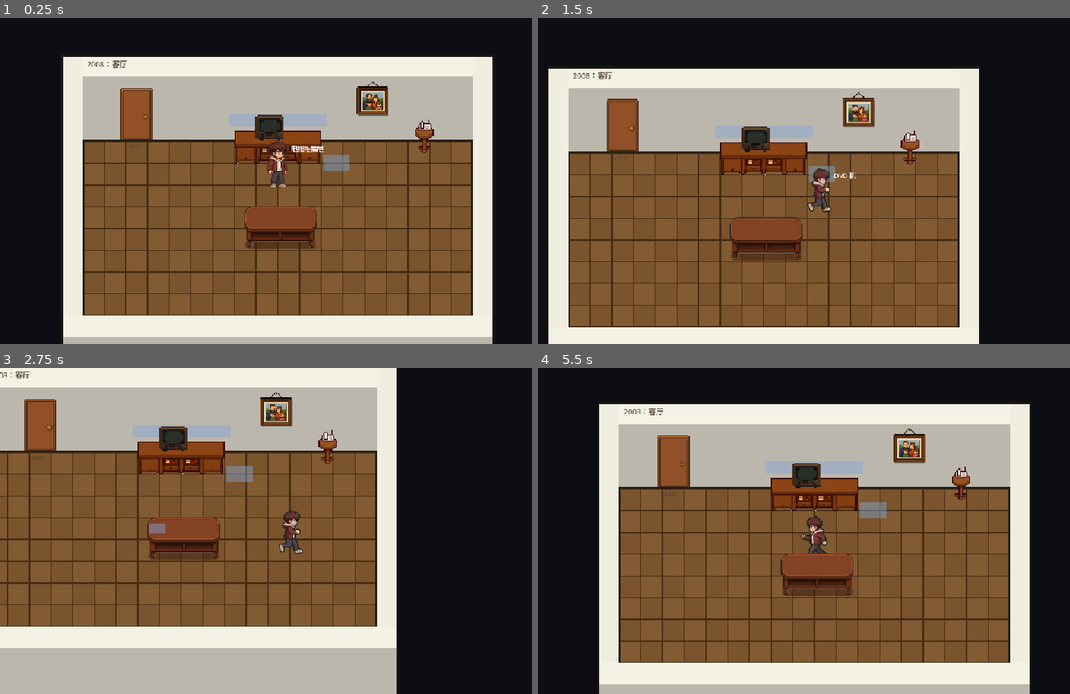
Above: before the commit, frames 1-4 (two rows, left to right).
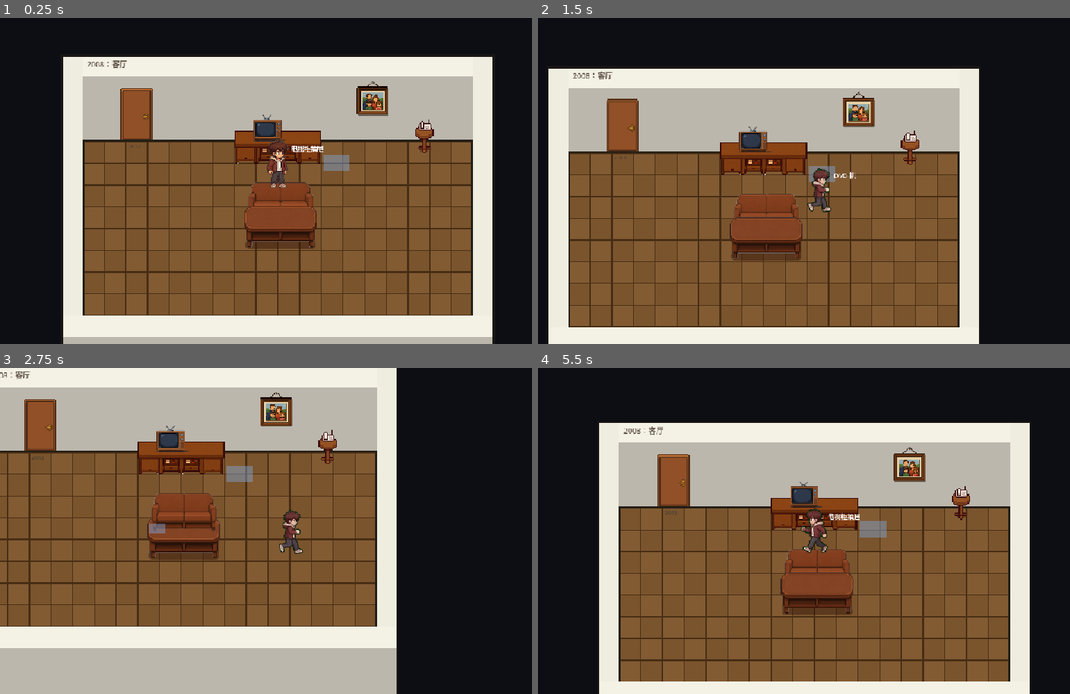
Above: after the commit, the same moments.

Repository: jovanyang29-dev/tecent-hackathon
Game: Godot game, scene res://scenes/Main.tscn
The game is run twice, just before and just after one commit, with the same random seed, the same clock (stepped at 60 frames per second) and the same inputs.
Inputs (mouse positions are in pixels of both pictures, inside the frame that each line leads up to):
- Up to frame 1 (0.25 s): no input
- Up to frame 2 (1.5 s): move the mouse to (937, 164) at 0.52 s; press the mouse at (937, 164) at 0.53 s; hold D (move_right) 0.53-1.28 s; move the mouse to (702, 197) at 1.27 s; release the mouse at (702, 197) at 1.28 s; hold S (move_down) from 1.28 s (still down); tap E (interact) at 1.35 s
- Up to frame 3 (2.75 s): move the mouse to (335, 459) at 2.02 s; release S (move_down) at 2.03 s; press the mouse at (335, 459) at 2.03 s; hold D (move_right) from 2.03 s (still down)
- Up to frame 4 (5.5 s): move the mouse to (788, 596) at 2.77 s; release D (move_right) at 2.78 s; release the mouse at (788, 596) at 2.78 s; hold W (move_up) 2.78-3.53 s; tap E (interact) at 2.85, 4.35 s; move the mouse to (984, 579) at 3.52 s; press the mouse at (984, 579) at 3.53 s; hold A (move_left) 3.53-5.03 s; move the mouse to (649, 482) at 4.27 s; release the mouse at (649, 482) at 4.28 s; move the mouse to (841, 531) at 5.02 s; press the mouse at (841, 531) at 5.03 s; hold S (move_down) from 5.03 s (still down)

The runs differ from the first frame. In frame 1, 1.5% of the frame differs, in the area x 43-62%, y 29-58%; in frame 2, 1.4%; in frame 3, 1.7%; in frame 4, 29%, in the area x 11-93%, y 11-100%.

Commit message:
替换电视机为像素风格素材 + 新增沙发椅家具
- 删除老电视机占位图，使用 Top-Down Retro 风格电视机.png
- 新增沙发椅（双人沙发椅），去背景后放置在电视柜与茶几之间
- 对齐 old_tv 碰撞区域与视觉精灵一致，移除蓝色调试框
- 新增 sofa_chair 碰撞注册，左右与茶几对齐

Co-Authored-By: Claude Opus 4.7 <noreply@anthropic.com>

Diff:
--- a/scenes/rooms/room_2008.tscn
+++ b/scenes/rooms/room_2008.tscn
@@ -3,7 +3,8 @@
 [ext_resource type="Script" uid="uid://d4gtd0ywtiy3d" path="res://scripts/rooms/RoomBase.gd" id="1"]
 [ext_resource type="Texture2D" uid="uid://cocor1fvpyg1w" path="res://assets/sprites/电视机柜.png" id="2"]
 [ext_resource type="Texture2D" uid="uid://cs2hr4w2swncq" path="res://assets/sprites/茶几.png" id="3"]
-[ext_resource type="Texture2D" path="res://assets/sprites/老电视机.png" id="4"]
+[ext_resource type="Texture2D" path="res://assets/sprites/电视机.png" id="4"]
+[ext_resource type="Texture2D" path="res://assets/sprites/沙发椅.png" id="5"]
 
 [sub_resource type="Image" id="Image_b8dow"]
 data = {
@@ -18,7 +19,7 @@
 image = SubResource("Image_b8dow")
 
 [sub_resource type="RectangleShape2D" id="RectangleShape2D_old_tv"]
-size = Vector2(180, 24)
+size = Vector2(60, 48)
 
 [sub_resource type="RectangleShape2D" id="RectangleShape2D_family_photo"]
 size = Vector2(48, 6)
@@ -60,8 +61,13 @@
 scale = Vector2(0.7, 0.7)
 texture = SubResource("ImageTexture_f1mxx")
 
+
+[node name="sofa_chair" type="Sprite2D" parent="."]
+position = Vector2(5, -50)
+texture = ExtResource("5")
+
 [node name="Hotspot_old_tv" type="Area2D" parent="." unique_id=1388626917]
-position = Vector2(0, -199.5)
+position = Vector2(-15, -185)
 metadata/interaction = {}
 
 [node name="CollisionShape2D" type="CollisionShape2D" parent="Hotspot_old_tv" unique_id=190301598]
--- a/scripts/rooms/RoomBase.gd
+++ b/scripts/rooms/RoomBase.gd
@@ -298,7 +298,7 @@
 	# If furniture sprites are already placed in the scene, just grab references
 	var has_manual := false
 	for child in get_children():
-		if child is Sprite2D and str(child.name) in ["tv_cabinet", "coffee_table", "side_table"]:
+		if child is Sprite2D and str(child.name) in ["tv_cabinet", "coffee_table", "side_table", "sofa_chair"]:
 			has_manual = true
 			move_child(child, get_child_count() - 1)
 			if child.name == "tv_cabinet":
@@ -320,7 +320,7 @@
 	if has_manual:
 		# Furniture sprites already placed in scene — register colliders for them
 		for child in get_children():
-			if child is Sprite2D and str(child.name) in ["tv_cabinet", "coffee_table", "side_table"]:
+			if child is Sprite2D and str(child.name) in ["tv_cabinet", "coffee_table", "side_table", "sofa_chair"]:
 				child.z_index = 0  # 恢复默认图层
 				if child.texture != null:
 					_register_furniture_collider(
@@ -430,7 +430,7 @@
 					sprite.texture = tex
 					sprite.centered = true
 					child.add_child(sprite)
-			elif hotspot_id != "drawer":
+			elif hotspot_id != "drawer" and hotspot_id != "old_tv":
 				var col_shape := child.get_node_or_null("CollisionShape2D") as CollisionShape2D
 				if col_shape != null and col_shape.shape is RectangleShape2D:
 					var rect_size := (col_shape.shape as RectangleShape2D).size
@@ -499,7 +499,7 @@
 			sprite.centered = true
 			sprite.position = Vector2.ZERO
 			area.add_child(sprite)
-	if area.get_node_or_null("Visual") == null and id != "drawer":
+	if area.get_node_or_null("Visual") == null and id != "drawer" and id != "old_tv":
 		var visual := ColorRect.new()
 		visual.name = "Visual"
 		visual.color = Color(0.5, 0.65, 0.85, 0.45)
@@ -788,8 +788,12 @@
 			adj_pos.x -= 5.0
 			adj_size.x -= 20.0  # 原 -30 + 10 = -20
 			adj_size.y -= 35.0
-
-	# 所有物品纵轴碰撞缩短至原来的 2/3（即缩短 1/3）
+		"sofa_chair":
+			adj_pos.x -= 58.0
+			adj_pos.y -= 20.0
+			adj_size.x *= 2.0 / 3.0
+			adj_size.x += 30.0
+			adj_size.y += 20.0 - 18.0
 	adj_size.y *= 2.0 / 3.0
 
 	var rect := Rect2(adj_pos, adj_size)
Binary file added: assets/sprites/沙发椅.png
Not shown, added: assets/sprites/沙发椅.png.import
Binary file added: assets/sprites/电视机.png
Not shown, changed: assets/sprites/电视机.png.import
Binary file removed: assets/sprites/老电视机.png
